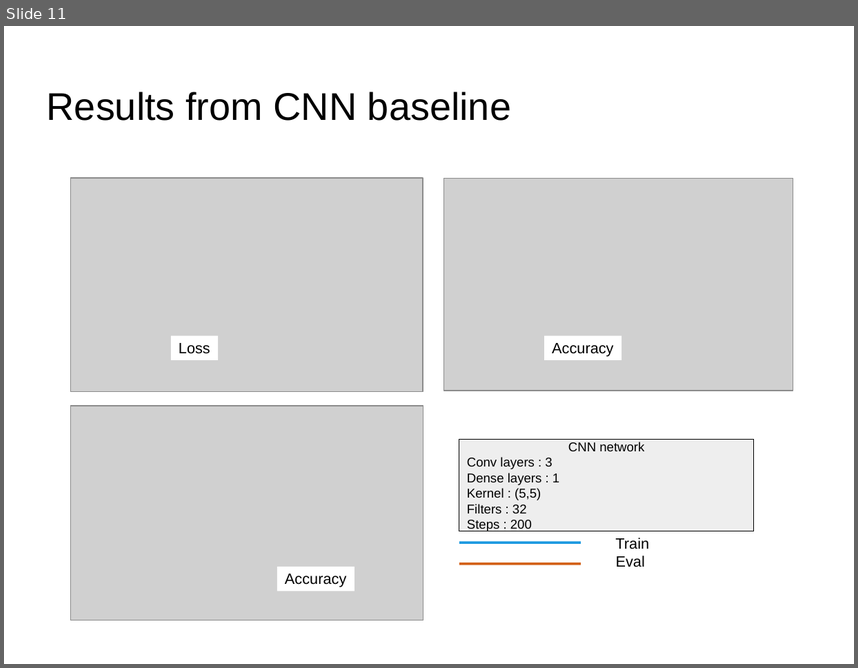
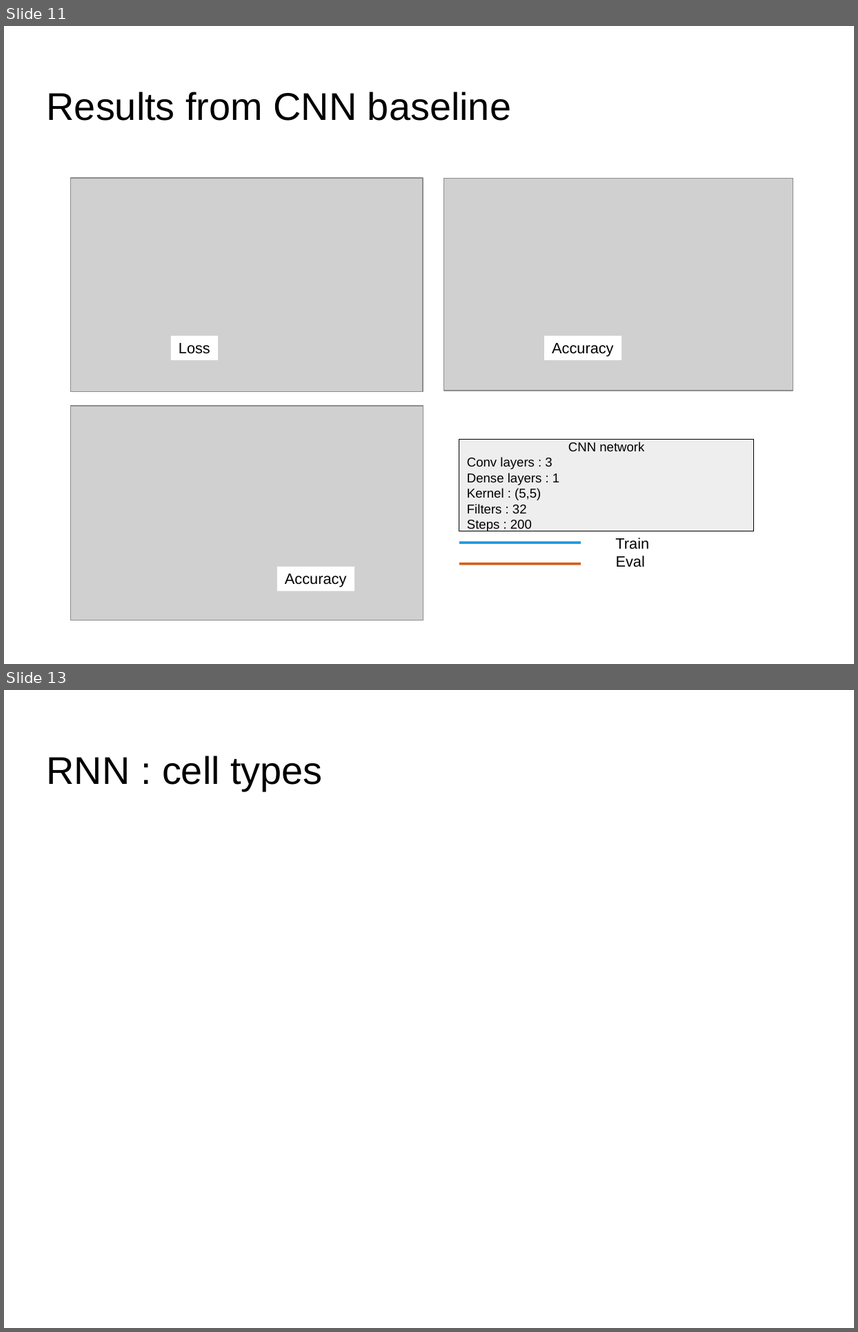
Before and after one commit to dataforcast/OC_Datascientist, a slide deck: P8/report/Openclassrooms_ParcoursDatascientist_P8-V1.odp. Shown one above the other, each under a label of ours: slide 11 before the commit, slides 11 and 13 after it; the slides between them are not shown. The pictures are 858x668 and 858x1332 pixels, drawn with LibreOffice and Linux fonts; fonts in the diff are those of the drawing; grey boxes stand for pictures; background and template pictures are left out. Boxes give left, top, right and bottom in pixels: in the first picture for what was removed or moved away, otherwise in the second. Text is boxed around its words. In the diff, an @@ line names an element or a change of style, - is before the commit and + after.

```diff
--- a/P8/report/Openclassrooms_ParcoursDatascientist_P8-V1.odp
+++ b/P8/report/Openclassrooms_ParcoursDatascientist_P8-V1.odp
@@ slide 13 added at bbox=[4, 690, 854, 1328], background picture (left out) @@
@@ title added at bbox=[47, 756, 322, 791], 36 pt, text #000000 @@
+RNN : cell types
```
Also in this commit, not shown: 4 other slides added, 6 other files.
